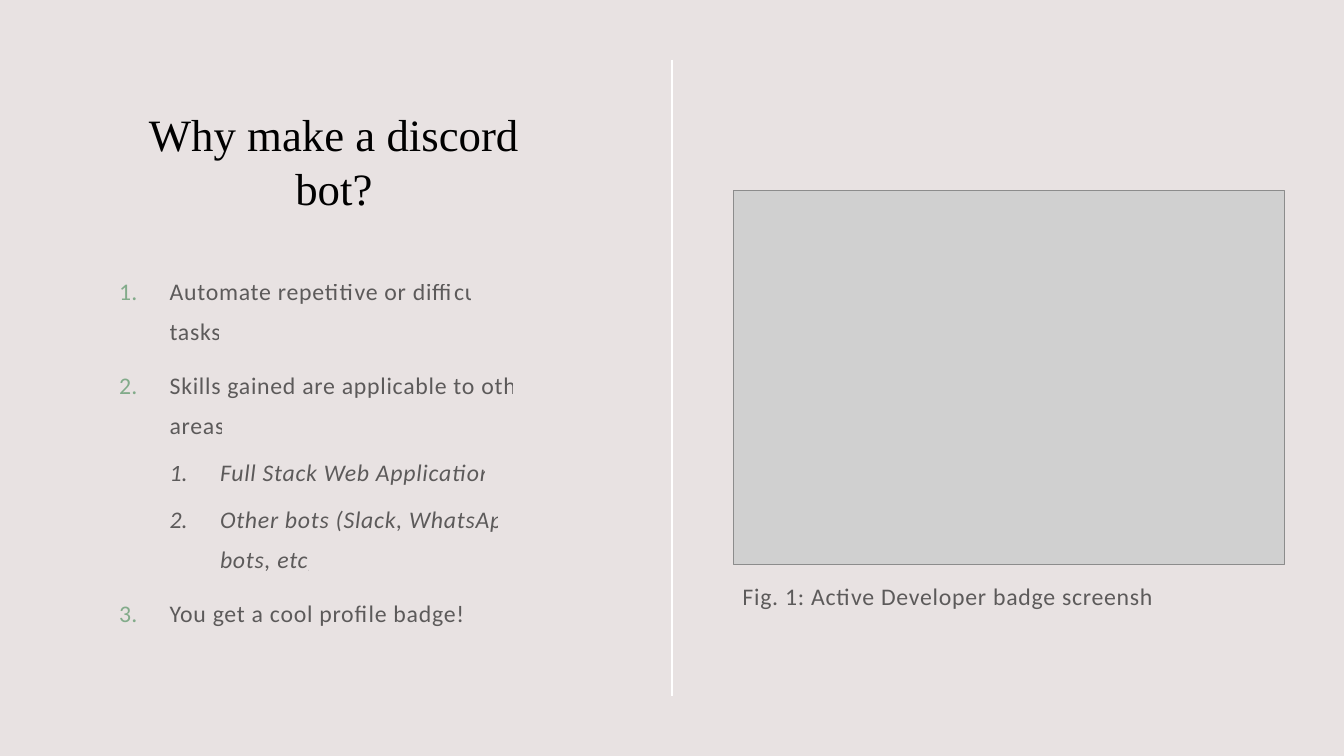
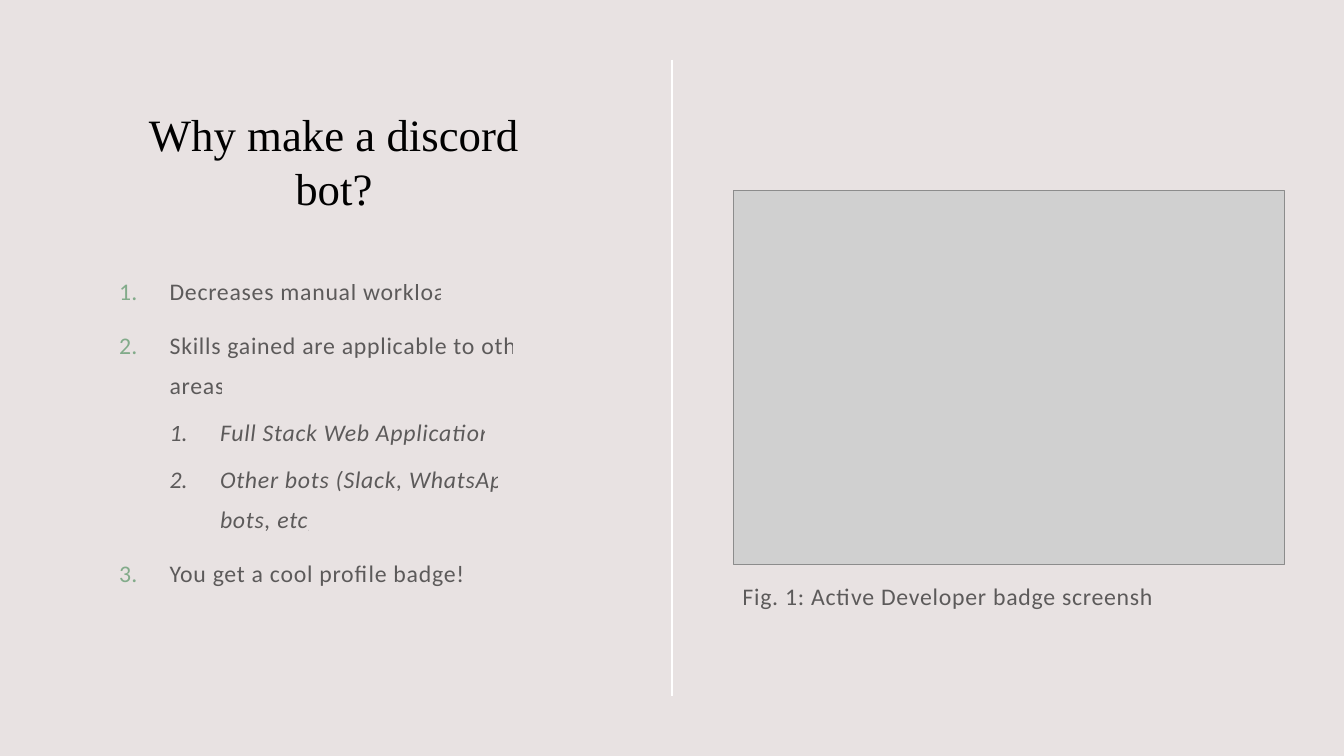
Before and after one commit to williamsantosa/cse185s-presentation, a slide deck: slide 3 of presentation.pptx (slide 2 before the commit). Drawn at 1344x756 pixels with LibreOffice and Linux fonts; fonts in the diff are those of the drawing; grey boxes stand for pictures. Boxes give left, top, right and bottom in pixels: in the first picture for what was removed or moved away, otherwise in the second. Text is boxed around its words. In the diff, an @@ line names an element or a change of style, - is before the commit and + after.

Commit message:
updated presentation

```diff
--- a/presentation.pptx
+++ b/presentation.pptx
@@ text at (x1=170, y1=284, x2=458, y2=300): text changed @@
-1. Automate repetitive or difficult tasks
+1. Decreases manual workload
```
Also in this commit, not shown: 1 other slide changed, 2 slides added.
